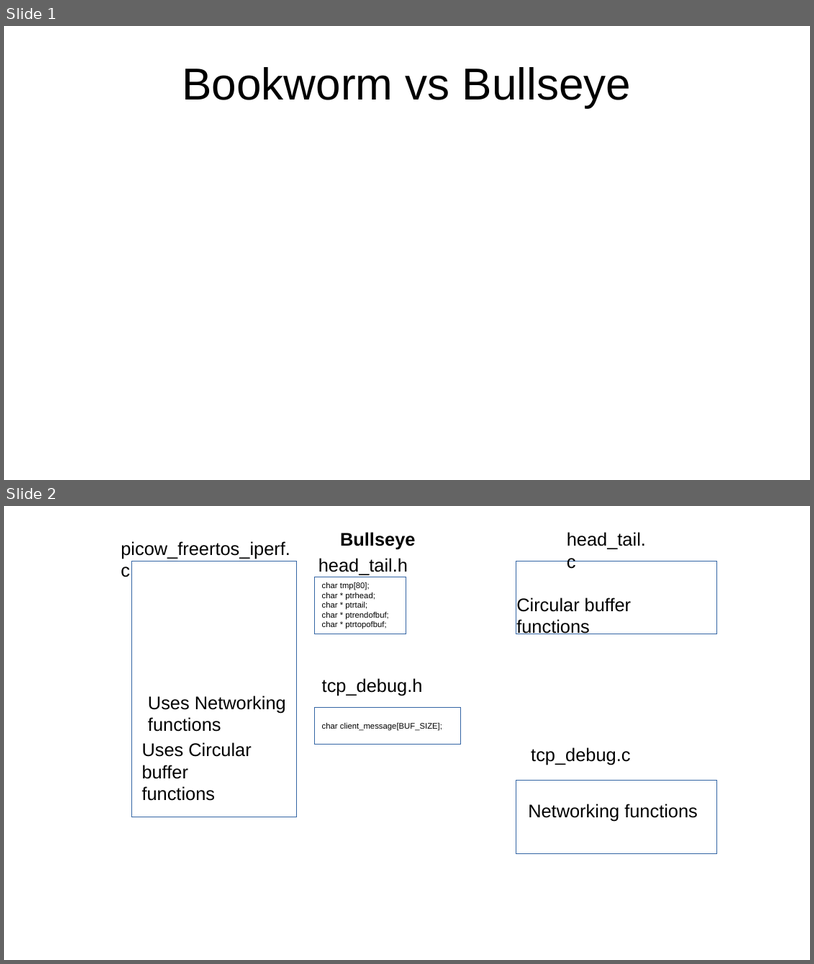
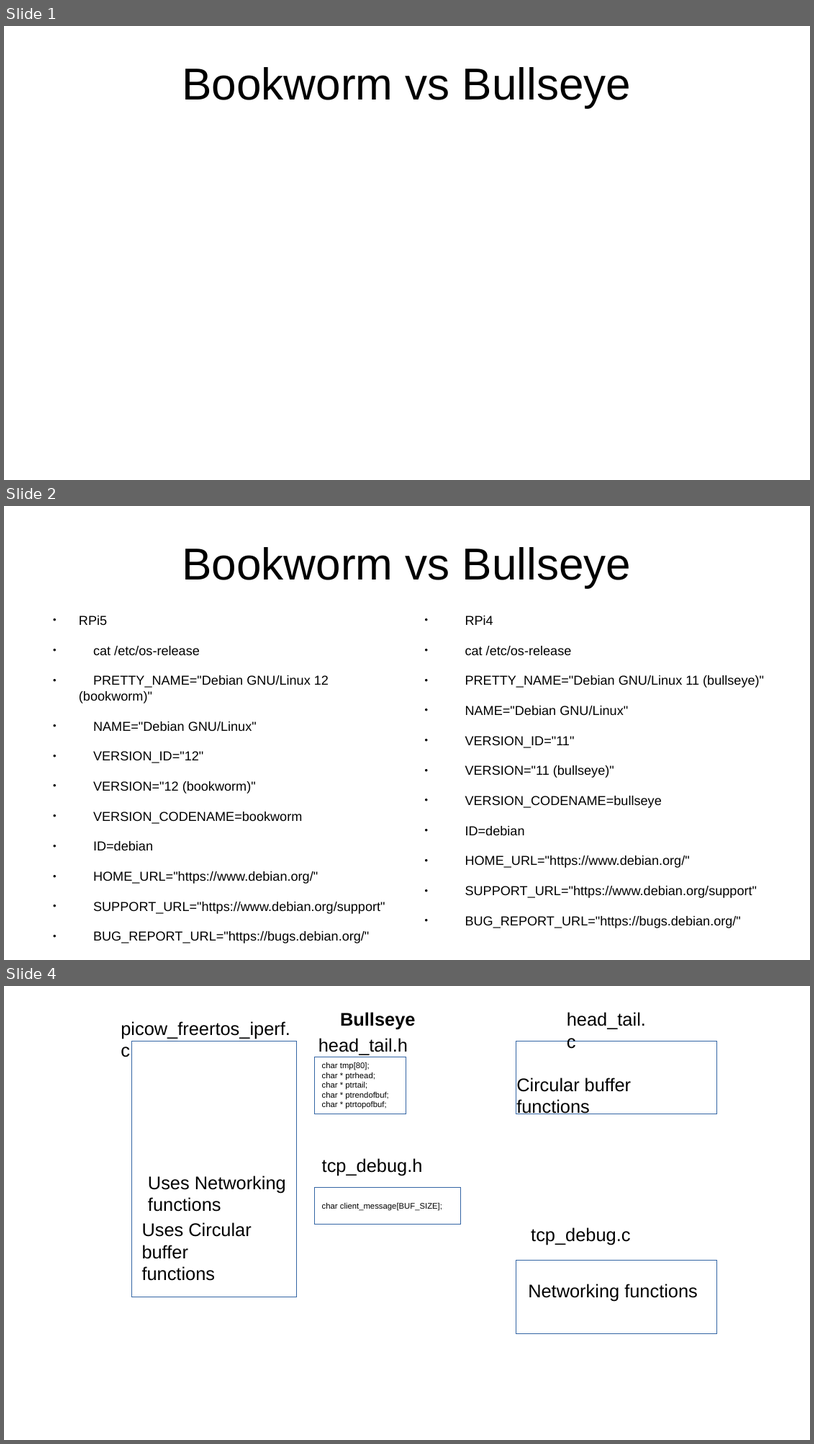
Before and after one commit to develone/pico_w-mqtt, a slide deck: doc/bookwormbullseye.odp. Shown one above the other, each under a label of ours: slides 1 and 2 before the commit, slides 1, 2 and 4 after it; the slides between them are not shown. The pictures are 814x964 and 814x1444 pixels, drawn with LibreOffice and Linux fonts; fonts in the diff are those of the drawing. Boxes give left, top, right and bottom in pixels: in the first picture for what was removed or moved away, otherwise in the second. Text is boxed around its words. In the diff, an @@ line names an element or a change of style, - is before the commit and + after.

```diff
--- a/doc/bookwormbullseye.odp
+++ b/doc/bookwormbullseye.odp
@@ slide 2 added at [4, 506, 810, 960], background #FFFFFF @@
@@ title added at [182, 547, 632, 587], 44 pt, text #000000 @@
+Bookworm vs Bullseye
@@ text added at [79, 615, 385, 943], 12.8 pt, text #000000 @@
+● RPi5
+● cat /etc/os-release
+● PRETTY_NAME="Debian GNU/Linux 12 (bookworm)"
+● NAME="Debian GNU/Linux"
+● VERSION_ID="12"
+● VERSION="12 (bookworm)"
+● VERSION_CODENAME=bookworm
+● ID=debian
+● HOME_URL="https://www.debian.org/"
+● SUPPORT_URL="https://www.debian.org/support"
+● BUG_REPORT_URL="https://bugs.debian.org/"
@@ text added at [466, 615, 764, 928], 12.8 pt, text #000000 @@
+● RPi4
+● cat /etc/os-release
+● PRETTY_NAME="Debian GNU/Linux 11 (bullseye)"
+● NAME="Debian GNU/Linux"
+● VERSION_ID="11"
+● VERSION="11 (bullseye)"
+● VERSION_CODENAME=bullseye
+● ID=debian
+● HOME_URL="https://www.debian.org/"
+● SUPPORT_URL="https://www.debian.org/support"
+● BUG_REPORT_URL="https://bugs.debian.org/"
@@ what was slide 2 is now slide 4 @@
```
Also in this commit, not shown: 4 other slides added, 1 other file.
